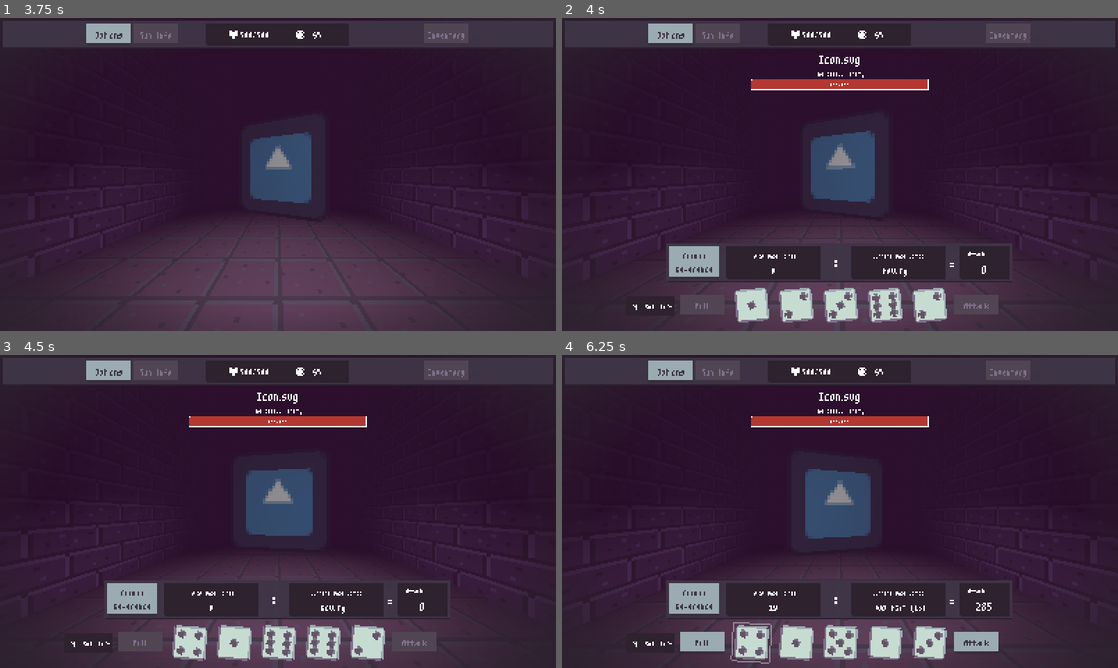
Above: before the commit, frames 1-4 (two rows, left to right).
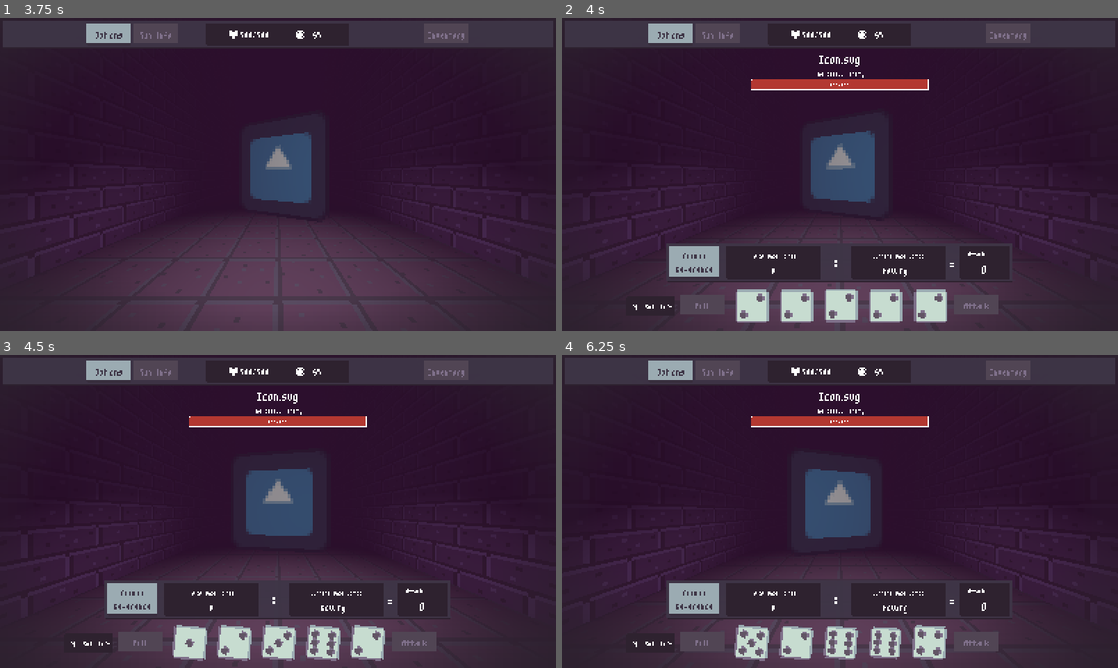
Above: after the commit, the same moments.

Repository: wokeraccoon/DiceGame
Game: Godot game, scene res://scenes/main.tscn
Same seed, same stepped clock (60 frames per second), same inputs: the game is played once before the commit and once after it. The engine's default icon, where the game draws it, is replaced by a stand-in: a white triangle on a blue panel in a dark square.
Inputs:
- Up to frame 1 (3.75 s): hold D (turn_right) 0.53-1.28 s; hold Down (ui_down) 1.28-2.03 s; hold D (turn_right) 2.03-2.75 s; click "Play" at 2.75 s; hold Up (ui_up) from 3.53 s (still down)
- Up to frame 2 (4 s): keep holding Up (ui_up)
- Up to frame 3 (4.5 s): release Up (ui_up) at 4.28 s; hold A (turn_left) from 4.28 s (still down)
- Up to frame 4 (6.25 s): release A (turn_left) at 5.78 s; hold Down (ui_down) from 5.78 s (still down)

Frame 1 is identical in both runs. In frame 2, 1.0% of the frame differs, in the area x 31-70%, y 86-98%; in frame 3, 0.4%; in frame 4, 2.1%, in the area x 21-79%, y 79-99%.
Error in both runs: Cannot call method 'get_device_name' on a null value. (res://scenes/debug/debug_stats_panel.gd:14)

Commit message:
fixed double roll at the beginning bug

Diff:
--- a/dice/dice.gd
+++ b/dice/dice.gd
@@ -37,10 +37,7 @@
 func _ready() -> void:
 	if Engine.is_editor_hint() == false:
 
-		if !is_decorative:
-			set_number()
-			_switch_state(DiceStates.INTRO)
-		else:
+		if is_decorative:
 			set_number()
 			_switch_state(DiceStates.DECORATIVE)
 
@@ -61,17 +58,18 @@
 			dice_button.mouse_filter = Control.MOUSE_FILTER_IGNORE
 
 			if !dice_button.button_pressed:
-				for i in randi_range(8,10):
+				for i in randi_range(8,12):
 					animation_player.play("DICE_ROLL")
 
+					await animation_player.animation_finished
 					dice_value = randi_range(1,6)
 					if use_alt_dice:
 						dice_texture.texture = alt_dice_array_textures[dice_value - 1]
 					else:
 						dice_texture.texture = dice_array_textures[dice_value - 1]
-					await animation_player.animation_finished
 			else:
 				await get_tree().create_timer(randi_range(1,2)).timeout
+			print(dice_value)
 			roll_complete.emit()
 			_switch_state(DiceStates.IDLE)
 
--- a/scenes/game/battle_stage/battle_ui/enemy_dice_ui.gd
+++ b/scenes/game/battle_stage/battle_ui/enemy_dice_ui.gd
@@ -25,9 +25,10 @@
 			dice.connect("roll_complete",on_dice_roll_complete)
 			enemy_dice.append(dice)
 			dice.dice_owner = Dice.DiceOwners.ENEMY
+			dice.restart_dice()
 	else:
 		for dice : Dice in enemy_dice:
-			dice.start_roll_dice()
+			dice.restart_dice()
 
 	enemy_attack_score_label.text = "[shake rate=25.0 level=5 connected=0][font_size=64]Enemy is rolling...[/font_size][/shake]"
 
--- a/scenes/game/battle_stage/battle_ui/player_dice_ui/player_dice_ui.gd
+++ b/scenes/game/battle_stage/battle_ui/player_dice_ui/player_dice_ui.gd
@@ -103,10 +103,7 @@
 		set_rolls_left(rolls_left - 1)
 
 	for dice : Dice in player_dice:
-		if initial_roll:
-			dice.restart_dice()
-		else:
-			dice.start_roll_dice()
+		dice.start_roll_dice()
 
 	set_attack_score_label(0)
 	total_dice_score = 0
